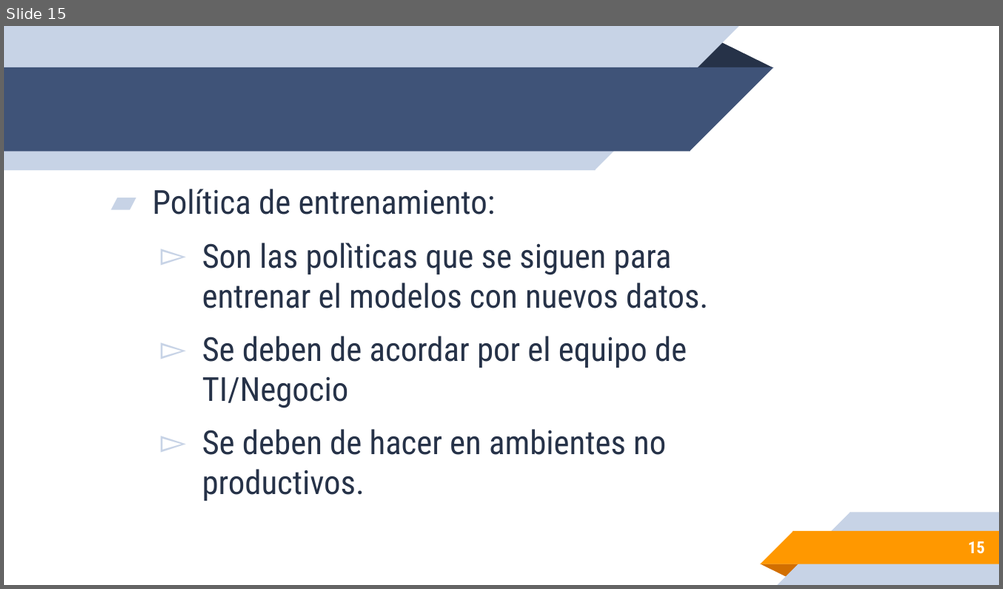
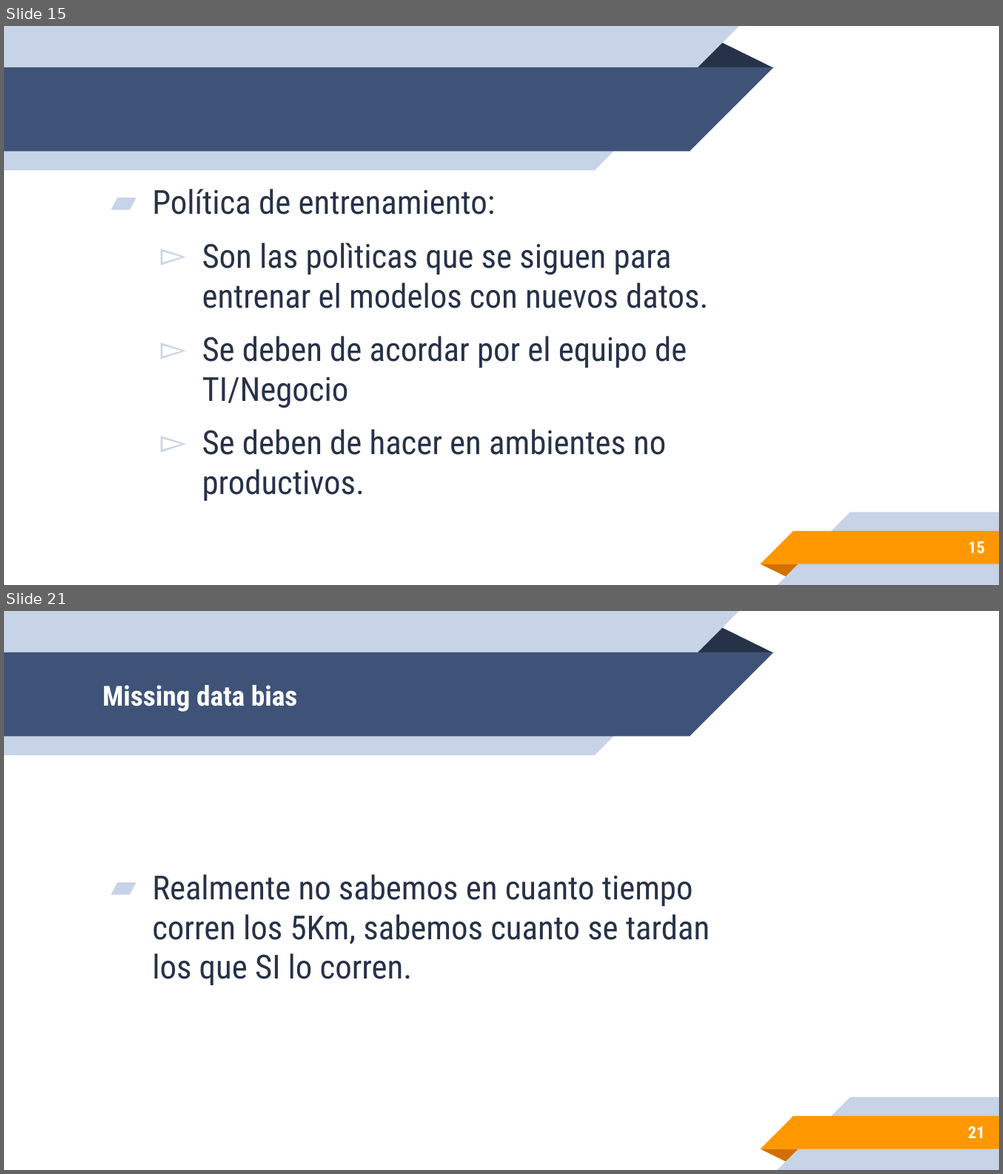
Before and after one commit to leonpalafox/fundamentos_ds, a slide deck: Slides/Clase_6_2020.pptx. Shown one above the other, each under a label of ours: slide 15 before the commit, slides 15 and 21 after it; the slides between them are not shown. The pictures are 1003x589 and 1003x1174 pixels, drawn with LibreOffice and Linux fonts; fonts in the diff are those of the drawing; background and template pictures are left out. Boxes give left, top, right and bottom in pixels: in the first picture for what was removed or moved away, otherwise in the second. Text is boxed around its words. In the diff, an @@ line names an element or a change of style, - is before the commit and + after.

```diff
--- a/Slides/Clase_6_2020.pptx
+++ b/Slides/Clase_6_2020.pptx
@@ slide 21 added at box(4, 611, 999, 1170), background #FFFFFF; not listed: 10 template elements that a slide beside it also shows @@
@@ title added at box(102, 685, 297, 712), 20 pt, text #FFFFFF, bold @@
+Missing data bias
@@ text added at box(152, 874, 709, 985), 24 pt, text #263248 @@
+▰ Realmente no sabemos en cuanto tiempo corren los 5Km, sabemos cuanto se tardan los que SI lo corren.
@@ page number added at box(967, 1127, 984, 1139), 12 pt, text #FFFFFF, bold @@
+21
```
Also in this commit, not shown: 1 slide changed, 4 other slides added, 4 other files.
